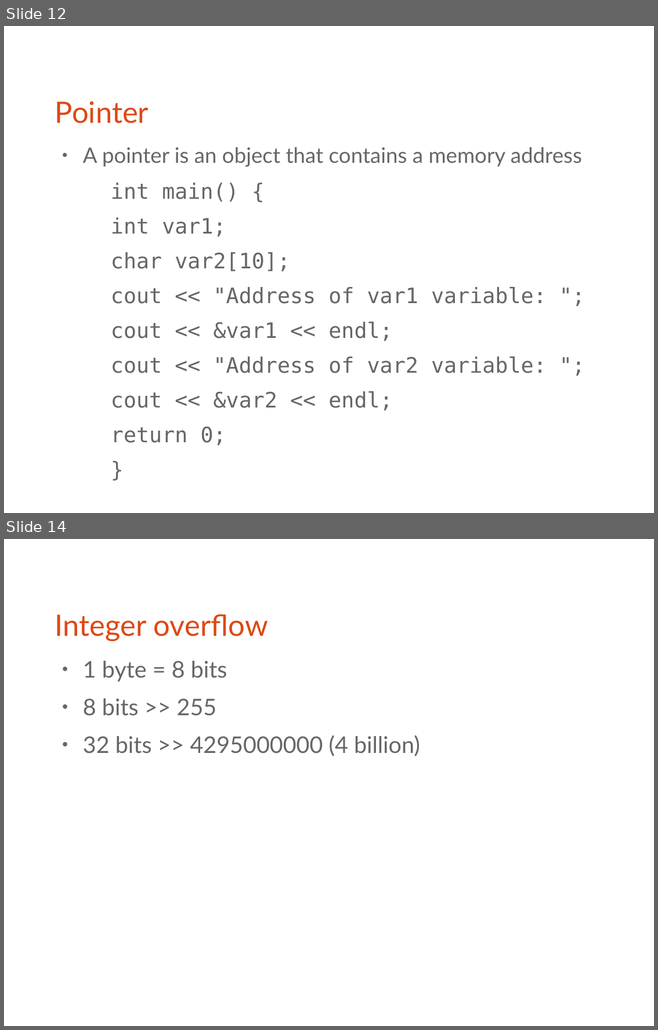
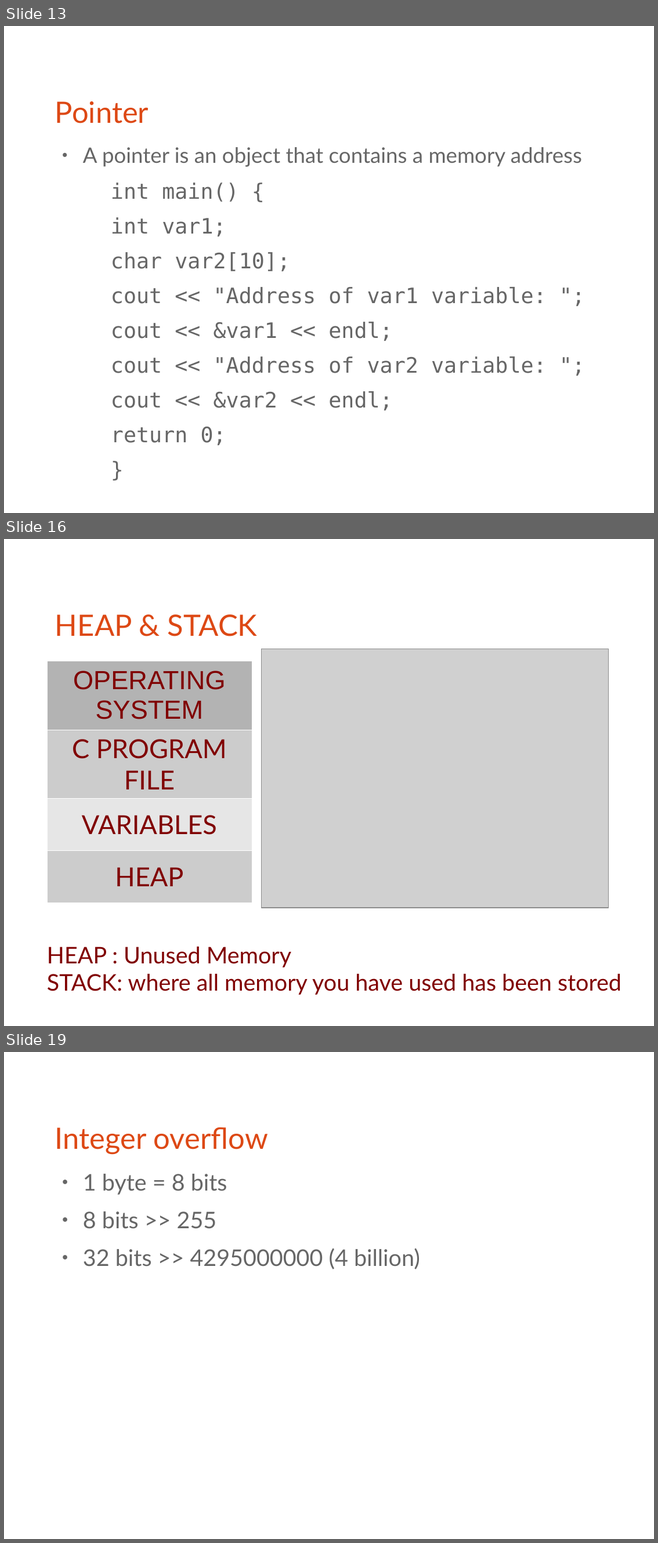
Before and after one commit to bagustris/prokom-tf, a slide deck: prokom4.odp. Shown one above the other, each under a label of ours: slides 12 and 14 before the commit, slides 13, 16 and 19 after it; the slides between them are not shown. The pictures are 658x1030 and 658x1543 pixels, drawn with LibreOffice and Linux fonts; fonts in the diff are those of the drawing; grey boxes stand for pictures. Boxes give left, top, right and bottom in pixels: in the first picture for what was removed or moved away, otherwise in the second. Text is boxed around its words. In the diff, an @@ line names an element or a change of style, - is before the commit and + after.

```diff
--- a/prokom4.odp
+++ b/prokom4.odp
@@ slide 16 added at (4,539,654,1026), background #FFFFFF @@
@@ title added at (55,614,257,636), 36 pt, text #DD4814 @@
+HEAP & STACK
@@ picture added at (262,649,609,908) @@
@@ table added at (47,661,252,895), 4 rows, 1 columns @@
+OPERATING SYSTEM
+C PROGRAM FILE
+VARIABLES
+HEAP
@@ text added at (47,947,621,995), 28 pt, text #800000 @@
+HEAP : Unused Memory
+STACK: where all memory you have used has been stored
@@ what was slide 12 is now slide 13 @@
@@ what was slide 14 is now slide 19 @@
```
Also in this commit, not shown: 4 slides changed, 4 other slides added.
